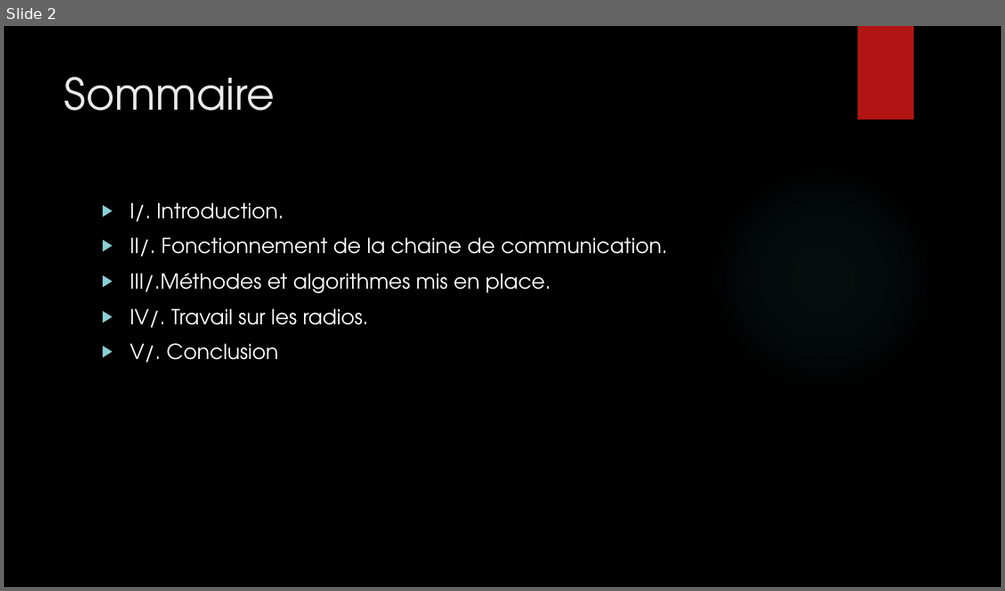
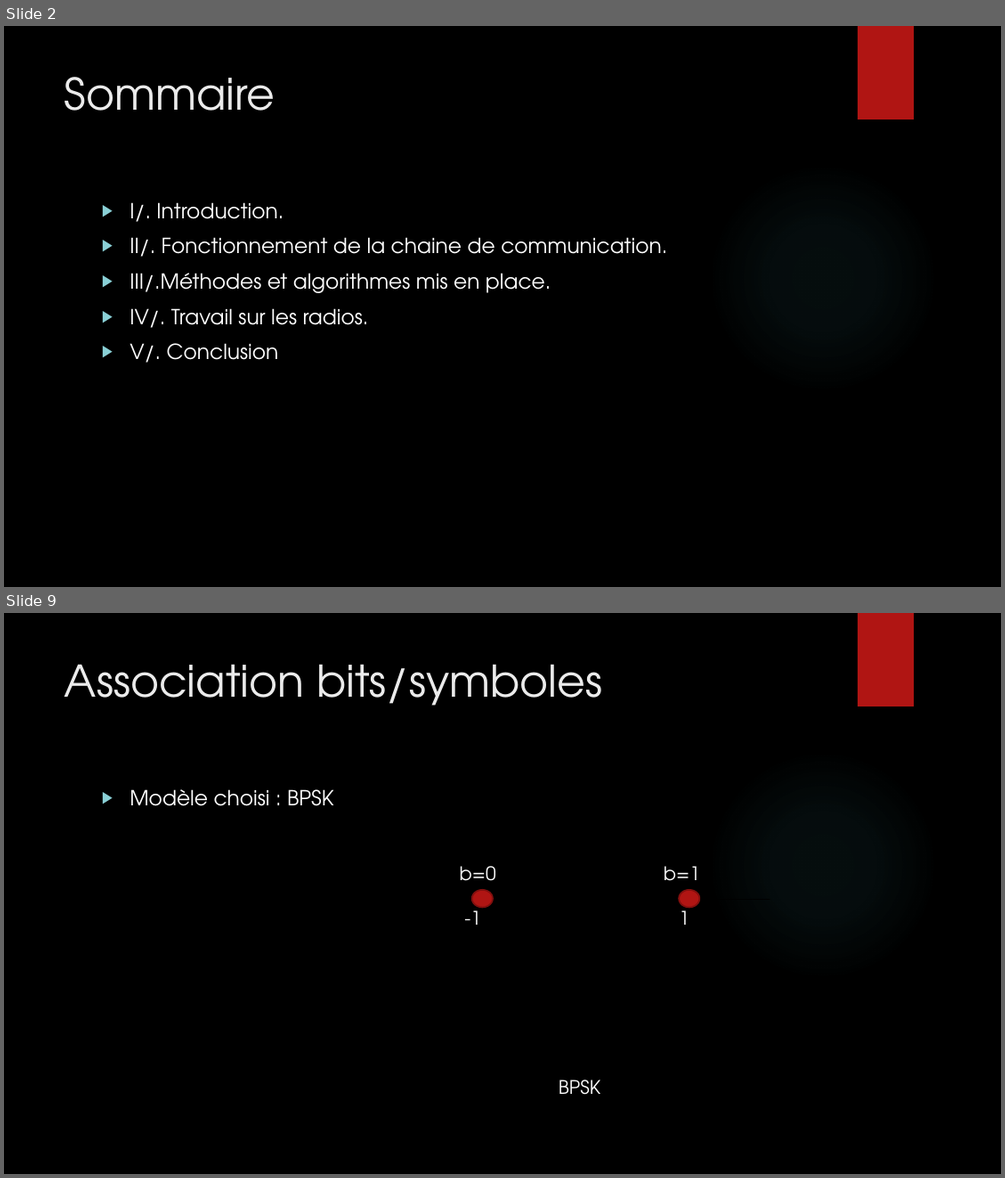
Before and after one commit to eponta/projet_th_S8, a slide deck: Présentation.pptx. Shown one above the other, each under a label of ours: slide 2 before the commit, slides 2 and 9 after it; the slides between them are not shown. The pictures are 1005x591 and 1005x1178 pixels, drawn with LibreOffice and Linux fonts; fonts in the diff are those of the drawing; background and template pictures are left out. Boxes give left, top, right and bottom in pixels: in the first picture for what was removed or moved away, otherwise in the second. Text is boxed around its words. In the diff, an @@ line names an element or a change of style, - is before the commit and + after.

```diff
--- a/Présentation.pptx
+++ b/Présentation.pptx
@@ slide 9 added at (x1=4, y1=613, x2=1001, y2=1174), background picture (left out); not listed: 2 template elements that a slide beside it also shows @@
@@ title added at (x1=65, y1=664, x2=602, y2=706), 42 pt, text #EBEBEB @@
+Association bits/symboles
@@ text added at (x1=129, y1=789, x2=334, y2=806), 20 pt, text #FFFFFF @@
+▶ Modèle choisi : BPSK
@@ group added at (x1=405, y1=779, x2=769, y2=1094): 3 texts, 2 lines, 2 ellipses @@
+b=0
+-1
+b=1
+1
+BPSK
```
Also in this commit, not shown: 20 other slides added.
